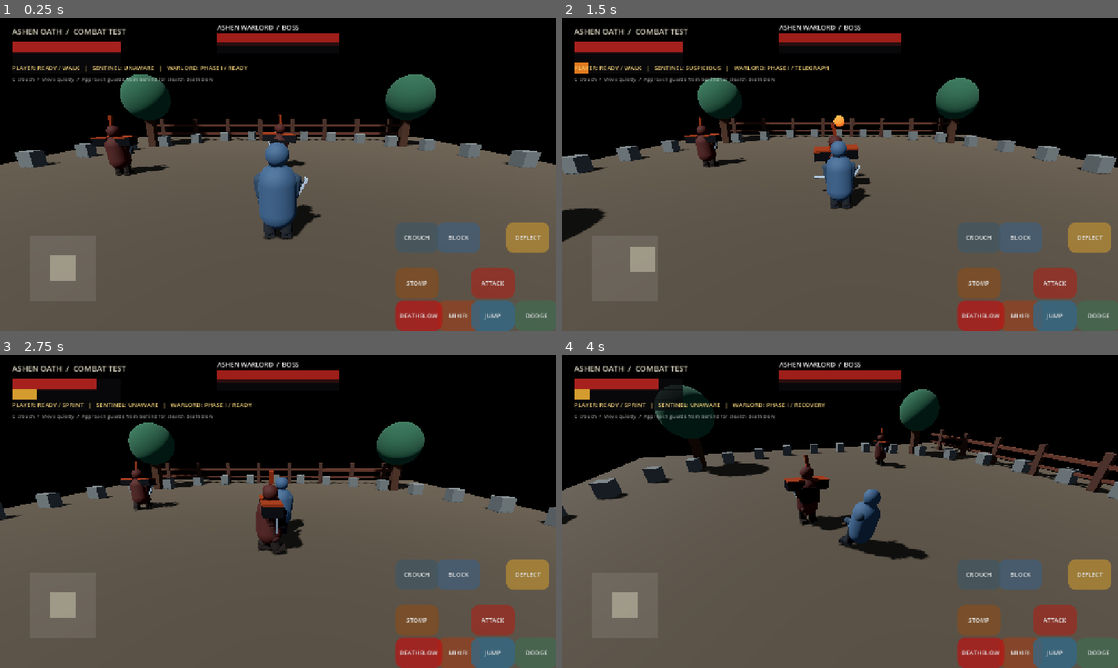
Above: before the commit, frames 1-4 (two rows, left to right).
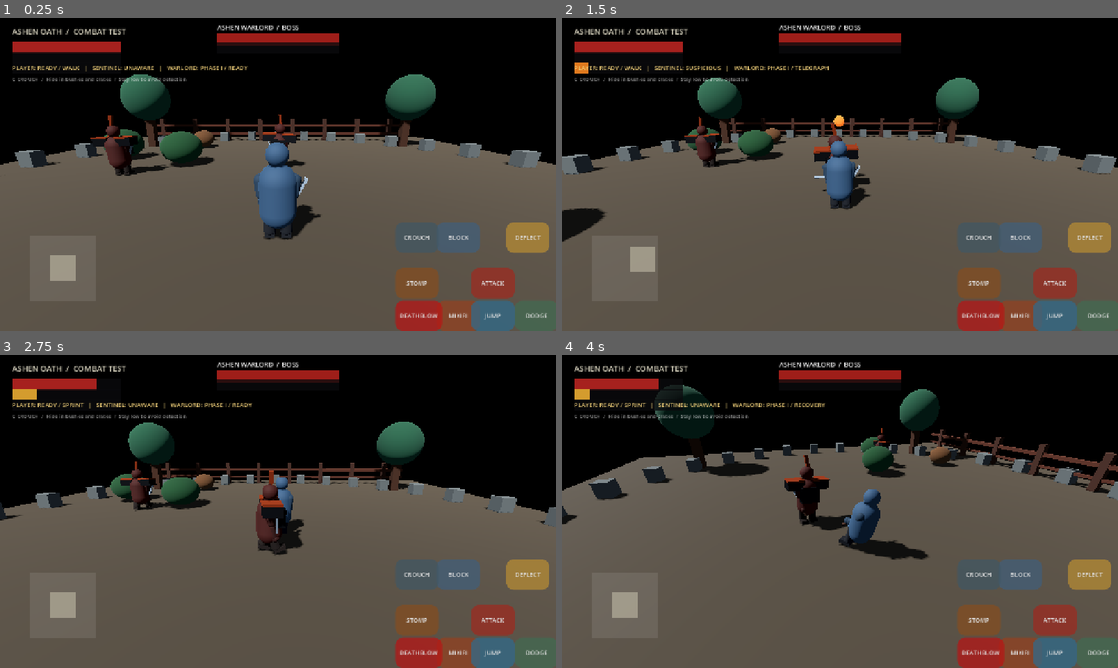
Above: after the commit, the same moments.

Repository: zahaopang-ship-it/Ashen-Oath-Godot
Game: Godot game, scene res://scenes/main.tscn
Same seed, same stepped clock (60 frames per second), same inputs: the game is played once before the commit and once after it. Sound files missing from this copy of the repository are replaced by a short silence.
Inputs (mouse positions are in pixels of both pictures, inside the frame that each line leads up to):
- Up to frame 1 (0.25 s): no input
- Up to frame 2 (1.5 s): tap Enter at 0.5 s; move the mouse to (962, 158) at 0.52 s; hold D 0.53-1.25 s; tap J at 0.6 s; click (962, 158) at 0.67 s; tap Space at 0.77 s; drag from (728, 190) to (812, 237) at 1.27 s
- Up to frame 3 (2.75 s): move the mouse to (333, 442) at 2.02 s; hold D from 2.03 s (still down); tap L at 2.1 s
- Up to frame 4 (4 s): release D at 2.75 s; drag from (812, 574) to (673, 464) at 2.77 s; move the mouse to (1006, 558) at 3.52 s; hold A from 3.53 s (still down); tap O at 3.6 s; tap Space at 3.77 s

The runs differ from the first frame. In frame 1, 1.3% of the frame differs, in the area x 3-40%, y 18-48%; in frame 2, 1.0%; in frame 3, 1.3%; in frame 4, 1.0%.

Commit message:
Add physical stealth cover and concealment

Diff:
--- a/project/scripts/fighter.gd
+++ b/project/scripts/fighter.gd
@@ -70,6 +70,8 @@
 var sprint_noise_range := 8.0
 var stealth_deathblow_started := false
 var is_crouching := false
+var is_in_cover := false
+var stealth_cover_count := 0
 var body_collision: CollisionShape3D
 var patrol_points: Array[Vector3] = []
 var patrol_index := 0
@@ -414,12 +416,18 @@
 			left_arm_pose.z += 0.08
 			right_arm_pose.z -= 0.06
 	if is_crouching:
-		left_leg_pose = maxf(left_leg_pose, 0.62)
-		right_leg_pose = maxf(right_leg_pose, 0.62)
-		body_pose.x += 0.12
-		body_offset.y -= 0.16
-		left_arm_pose.x -= 0.08
-		right_arm_pose.x -= 0.08
+		var sneak_cycle := sin(_combat_anim_time * (3.4 if planar_speed > 0.18 else 1.5))
+		var sneak_blend := clampf(planar_speed / maxf(0.1, move_speed * 0.48), 0.0, 1.0)
+		left_leg_pose = 0.48 + sneak_cycle * 0.10 * sneak_blend
+		right_leg_pose = 0.48 - sneak_cycle * 0.10 * sneak_blend
+		body_pose.x += 0.20 + sneak_cycle * 0.025 * sneak_blend
+		body_pose.z += 0.035 * sneak_cycle * sneak_blend
+		body_offset.y -= 0.22
+		left_arm_pose.x -= 0.16
+		right_arm_pose.x -= 0.18
+		left_arm_pose.z += 0.08
+		right_arm_pose.z -= 0.08
+		weapon_pose.x += 0.12
 	var parry_blend := clampf(_parry_pose_timer / 0.22, 0.0, 1.0)
 	var recoil_blend := clampf(_deflect_recoil_timer / 0.20, 0.0, 1.0)
 	# A successful deflect snaps the defender's blade into the contact line.
@@ -597,16 +605,21 @@
 	offset.y = 0.0
 	var distance := offset.length()
 	var crouched: bool = bool(target.get("is_crouching"))
-	var effective_vision := vision_range * (0.52 if crouched else 1.0)
+	var in_cover: bool = bool(target.get("is_in_cover"))
+	var effective_vision := vision_range * _get_target_vision_multiplier(target)
 	var visible := distance <= effective_vision and _target_in_vision_cone(offset) and _has_clear_line_of_sight(target)
-	var noisy: bool = (bool(target.get("is_sprinting")) or (bool(target.get("is_crouching")) == false and Vector2(target.velocity.x, target.velocity.z).length() > 3.2)) and distance <= sprint_noise_range
+	var noise_multiplier := 0.42 if crouched else 1.0
+	var noisy: bool = (bool(target.get("is_sprinting")) or (not crouched and Vector2(target.velocity.x, target.velocity.z).length() > 3.2)) and distance <= sprint_noise_range * noise_multiplier
 	if visible:
 		last_known_target_position = target.global_position
 		lost_sight_timer = 0.0
 		if awareness_state == AwarenessState.IDLE or awareness_state == AwarenessState.SEARCHING:
 			awareness_state = AwarenessState.SUSPICIOUS
 		if awareness_state == AwarenessState.SUSPICIOUS:
-			suspicion += delta * (0.48 if crouched else (1.8 if distance < 4.0 else 1.0))
+			var suspicion_rate := 0.48 if crouched else (1.8 if distance < 4.0 else 1.0)
+			if in_cover:
+				suspicion_rate *= 0.32 if crouched else 0.72
+			suspicion += delta * suspicion_rate
 			if suspicion >= suspicion_threshold:
 				awareness_state = AwarenessState.ALERTED
 				ai_timer = 0.25
@@ -624,6 +637,31 @@
 			if lost_sight_timer >= 4.0:
 				awareness_state = AwarenessState.SEARCHING
 				search_timer = 2.6
+
+func _get_target_vision_multiplier(candidate: Node3D) -> float:
+	if not is_instance_valid(candidate):
+		return 1.0
+	var crouched: bool = bool(candidate.get("is_crouching"))
+	var covered: bool = bool(candidate.get("is_in_cover"))
+	if crouched and covered:
+		return 0.16
+	if covered:
+		return 0.58
+	if crouched:
+		return 0.52
+	return 1.0
+
+func set_stealth_cover(_zone: Area3D, entering: bool) -> void:
+	stealth_cover_count = maxi(0, stealth_cover_count + (1 if entering else -1))
+	is_in_cover = stealth_cover_count > 0
+
+func _on_cover_zone_body_entered(body: Node3D, zone: Area3D) -> void:
+	if body == self:
+		set_stealth_cover(zone, true)
+
+func _on_cover_zone_body_exited(body: Node3D, zone: Area3D) -> void:
+	if body == self:
+		set_stealth_cover(zone, false)
 
 func _target_in_vision_cone(offset: Vector3) -> bool:
 	if offset.length_squared() < 0.001:
--- a/project/scripts/main.gd
+++ b/project/scripts/main.gd
@@ -44,6 +44,9 @@
 	guard.patrol_speed = 1.55
 	guard.vision_range = 12.0
 	guard.vision_half_angle_degrees = 52.0
+	_create_stealth_cover(Vector3(-5.1, 0.0, -3.0), "MossyBushA")
+	_create_stealth_cover(Vector3(-9.2, 0.0, -4.5), "MossyBushB")
+	_create_stealth_cover(Vector3(-5.8, 0.0, -8.6), "SupplyCrates")
 	enemy = boss
 	player.target = enemy
 	enemy.target = player
@@ -505,6 +508,55 @@
 	camera_yaw -= delta_x * 0.004
 	camera_pitch = clampf(camera_pitch - delta_y * 0.003, -0.65, 0.15)
 
+func _create_stealth_cover(pos: Vector3, label: String) -> void:
+	var cover := StaticBody3D.new()
+	cover.name = label
+	cover.position = pos
+	cover.add_to_group("stealth_cover")
+	add_child(cover)
+	var foliage := MeshInstance3D.new()
+	var shape := SphereMesh.new()
+	shape.radius = 1.05 if label.begins_with("Mossy") else 0.78
+	shape.height = 1.65 if label.begins_with("Mossy") else 1.25
+	foliage.mesh = shape
+	foliage.position.y = 0.92 if label.begins_with("Mossy") else 0.68
+	var material := StandardMaterial3D.new()
+	material.albedo_color = Color(0.105, 0.22, 0.13) if label.begins_with("Mossy") else Color(0.30, 0.20, 0.12)
+	material.roughness = 1.0
+	foliage.material_override = material
+	cover.add_child(foliage)
+	var collision := CollisionShape3D.new()
+	var box := BoxShape3D.new()
+	box.size = Vector3(1.9, 1.65, 1.65) if label.begins_with("Mossy") else Vector3(1.55, 1.25, 1.45)
+	collision.shape = box
+	collision.position.y = box.size.y * 0.5
+	cover.add_child(collision)
+	var zone := Area3D.new()
+	zone.name = label + "ConcealmentZone"
+	zone.position = pos + Vector3(1.65, 0.0, 0.0)
+	zone.add_to_group("stealth_cover_zones")
+	zone.collision_layer = 0
+	zone.collision_mask = 1
+	zone.monitoring = true
+	zone.monitorable = false
+	add_child(zone)
+	var zone_shape := CollisionShape3D.new()
+	var zone_box := BoxShape3D.new()
+	zone_box.size = Vector3(2.8, 2.4, 2.8)
+	zone_shape.shape = zone_box
+	zone_shape.position.y = 1.1
+	zone.add_child(zone_shape)
+	zone.body_entered.connect(_on_stealth_cover_entered.bind(zone))
+	zone.body_exited.connect(_on_stealth_cover_exited.bind(zone))
+
+func _on_stealth_cover_entered(body: Node3D, zone: Area3D) -> void:
+	if body.has_method("set_stealth_cover"):
+		body.set_stealth_cover(zone, true)
+
+func _on_stealth_cover_exited(body: Node3D, zone: Area3D) -> void:
+	if body.has_method("set_stealth_cover"):
+		body.set_stealth_cover(zone, false)
+
 func _make_box(label: String, pos: Vector3, size: Vector3, color: Color, collision: bool) -> void:
 	var root: Node3D = StaticBody3D.new() if collision else Node3D.new()
 	root.name = label
--- a/project/scripts/touch_hud.gd
+++ b/project/scripts/touch_hud.gd
@@ -72,7 +72,7 @@
 	_register_action("DEATHBLOW", Vector2(-370, -70), "deathblow", Color(0.72, 0.08, 0.08))
 	_register_action("CROUCH", Vector2(-370, -250), "crouch", Color(0.25, 0.34, 0.39))
 	var hint := Label.new()
-	hint.text = "C crouch  /  Move quietly  /  Approach guards from behind for stealth deathblow"
+	hint.text = "C CROUCH  /  Hide in bushes and crates  /  Stay low to avoid detection"
 	hint.position = Vector2(28, 132)
 	hint.add_theme_font_size_override("font_size", 12)
 	hint.add_theme_color_override("font_color", Color(1, 1, 1, 0.55))
@@ -194,7 +194,8 @@
 	var phase_text := "PHASE II" if game.enemy.boss_phase == 2 else "PHASE I"
 	var awareness_text: String = ["UNAWARE", "SUSPICIOUS", "SEARCHING", "ALERTED"][game.guard.awareness_state]
 	suspicion_bar.value = game.guard.suspicion
-	status_label.text = "PLAYER: " + _state_name(game.player) + (" / CROUCH" if game.player.is_crouching else " / " + movement_label) + "   |   SENTINEL: " + awareness_text + "   |   WARLORD: " + phase_text + " / " + _state_name(game.enemy) + execution_prompt
+	var stealth_label := " / COVERED" if game.player.is_in_cover and game.player.is_crouching else (" / IN COVER" if game.player.is_in_cover else "")
+	status_label.text = "PLAYER: " + _state_name(game.player) + (" / CROUCH" if game.player.is_crouching else " / " + movement_label) + stealth_label + "   |   SENTINEL: " + awareness_text + "   |   WARLORD: " + phase_text + " / " + _state_name(game.enemy) + execution_prompt
 
 func _state_name(fighter: Node) -> String:
 	if fighter.state == 4: return "POSTURE BROKEN"
--- a/project/tests/combat_smoke_test.gd
+++ b/project/tests/combat_smoke_test.gd
@@ -230,6 +230,17 @@
 	_check(not crouch_player.is_sprinting and Vector2(crouch_player.velocity.x, crouch_player.velocity.z).length() < crouch_player.move_speed, "crouch disables sprint and slows movement")
 	crouch_player.set_crouching(false)
 	_check(not crouch_player.is_crouching and is_equal_approx((crouch_shape.shape as CapsuleShape3D).height, 1.8), "standing restores the normal collision capsule")
+	var cover_guard := _new_fighter("CoverGuard", Vector3.ZERO)
+	var covered_player := _new_fighter("CoveredPlayer", Vector3(0.0, 0.0, -5.0))
+	covered_player.is_crouching = true
+	covered_player.set_stealth_cover(null, true)
+	_check(covered_player.is_in_cover and covered_player.stealth_cover_count == 1, "entering a cover zone marks the player concealed")
+	_check(is_equal_approx(cover_guard._get_target_vision_multiplier(covered_player), 0.16), "crouching inside cover greatly reduces enemy vision")
+	covered_player.set_stealth_cover(null, false)
+	_check(not covered_player.is_in_cover, "leaving the final cover zone clears concealment")
+	covered_player.set_stealth_cover(null, true)
+	covered_player.is_crouching = false
+	_check(is_equal_approx(cover_guard._get_target_vision_multiplier(covered_player), 0.58), "standing in cover provides partial concealment only")
 	var crouch_guard := _new_fighter("CrouchGuard", Vector3.ZERO)
 	var crouched_intruder := _new_fighter("CrouchedIntruder", Vector3(0.0, 0.0, -7.0))
 	crouch_guard.target = crouched_intruder
@@ -373,7 +384,7 @@
 	sprinter.call("_player_update", 0.016)
 	_check(sprinter.is_sprinting and sprinter.velocity.length() > 0.0, "keyboard sprint request works below full joystick deflection")
 
-	print("Combat tests: ", 100 - failures.size(), "/100 passed")
+	print("Combat tests: ", 104 - failures.size(), "/104 passed")
 	if not failures.is_empty():
 		quit(1)
 	else:
--- /dev/null
+++ b/project/tests/stealth_world_test.gd
@@ -0,0 +1,43 @@
+extends SceneTree
+
+const MAIN_SCRIPT = preload("res://scripts/main.gd")
+var failures: Array[String] = []
+
+func _initialize() -> void:
+	call_deferred("_run")
+
+func _check(condition: bool, label: String) -> void:
+	if condition:
+		print("PASS: ", label)
+	else:
+		failures.append(label)
+		push_error("FAIL: " + label)
+
+func _run() -> void:
+	var game := Node3D.new()
+	game.set_script(MAIN_SCRIPT)
+	root.add_child(game)
+	await process_frame
+	await physics_frame
+	await physics_frame
+	_check(get_nodes_in_group("stealth_cover").size() == 3, "arena creates three physical stealth cover props")
+	_check(get_nodes_in_group("stealth_cover_zones").size() == 3, "each cover prop has a concealment zone")
+	var player: CharacterBody3D = game.player
+	var guard: CharacterBody3D = game.guard
+	var zone: Area3D = get_nodes_in_group("stealth_cover_zones")[0]
+	player.global_position = zone.global_position
+	player.set_crouching(true)
+	await physics_frame
+	await physics_frame
+	_check(player.is_in_cover, "player entering a cover zone is detected by the physics area")
+	_check(is_equal_approx(guard._get_target_vision_multiplier(player), 0.16), "crouched player in cover receives deep concealment")
+	_check(not guard._has_clear_line_of_sight(player), "solid cover geometry blocks guard line of sight")
+	player.global_position = Vector3(0.0, 0.0, 4.0)
+	await physics_frame
+	await physics_frame
+	_check(not player.is_in_cover, "leaving cover zone restores normal visibility")
+	if failures.is_empty():
+		print("Stealth world tests: 5/5 passed")
+	else:
+		printerr("Stealth world tests: ", 5 - failures.size(), "/5 passed")
+	quit(0 if failures.is_empty() else 1)
Not shown, changed: DEVELOPMENT_PLAN.md
